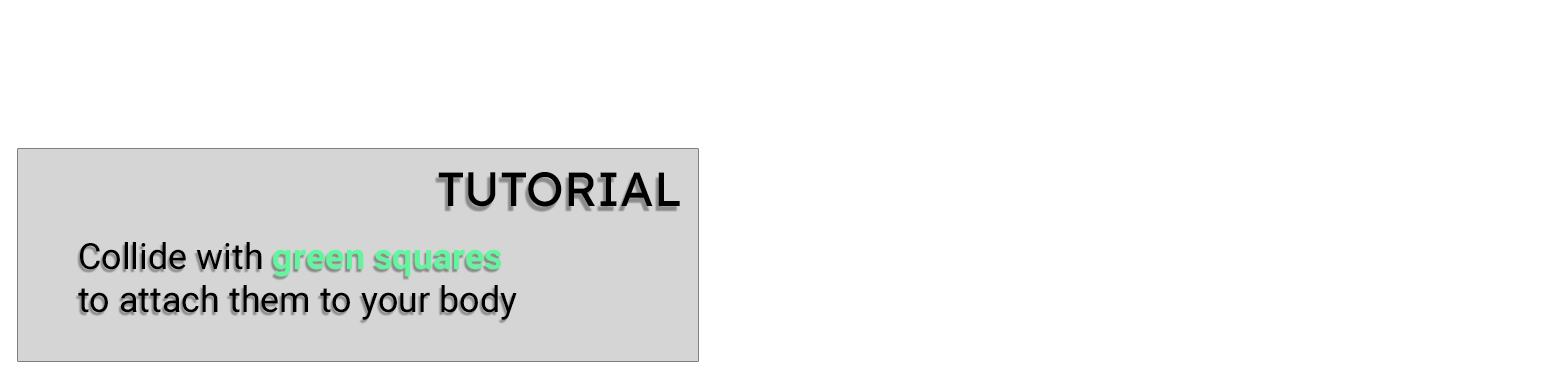
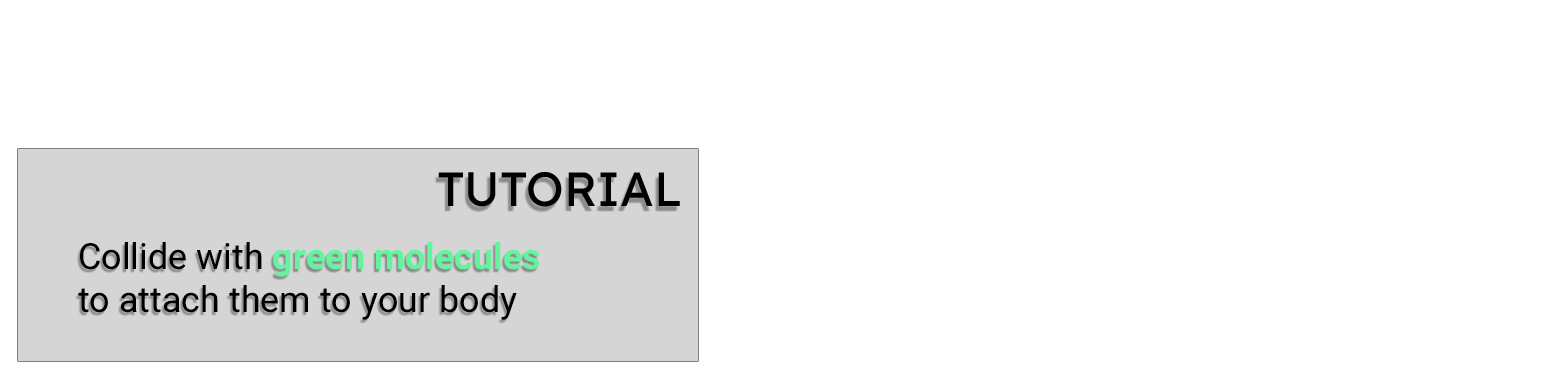
Two versions of the same layered image (1564x373). Layer-by-layer changes:
renamed "Collide with green squares to attach them to your body" to "Collide with green molecules to attach them to your body", painted on it over bbox(372, 242, 540, 281)
